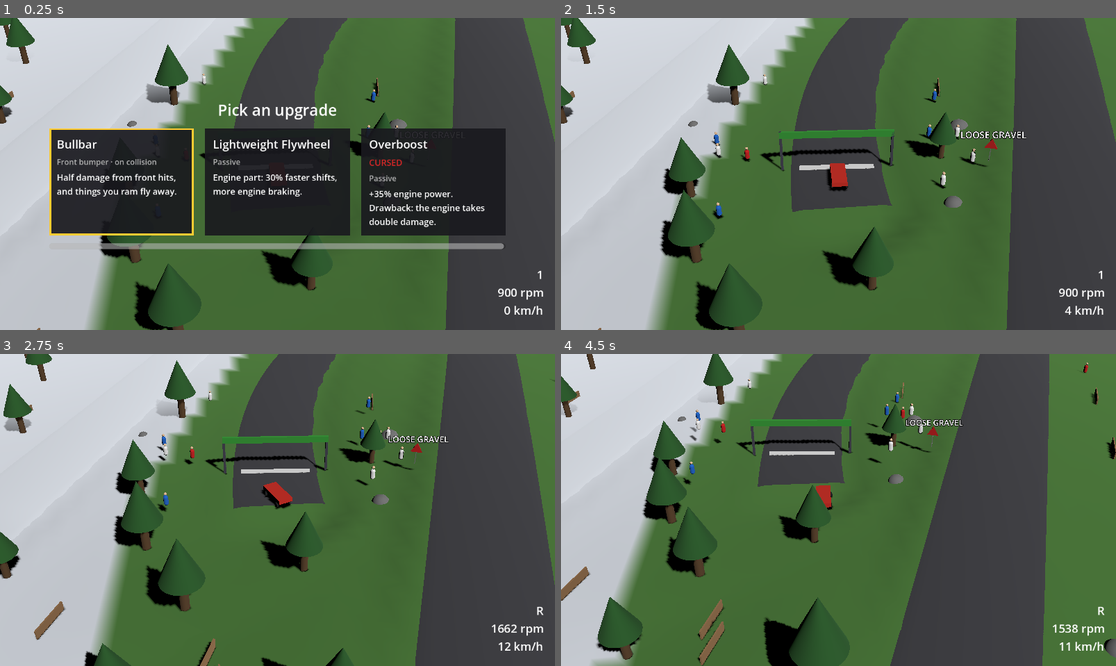
Above: before the commit, frames 1-4 (two rows, left to right).
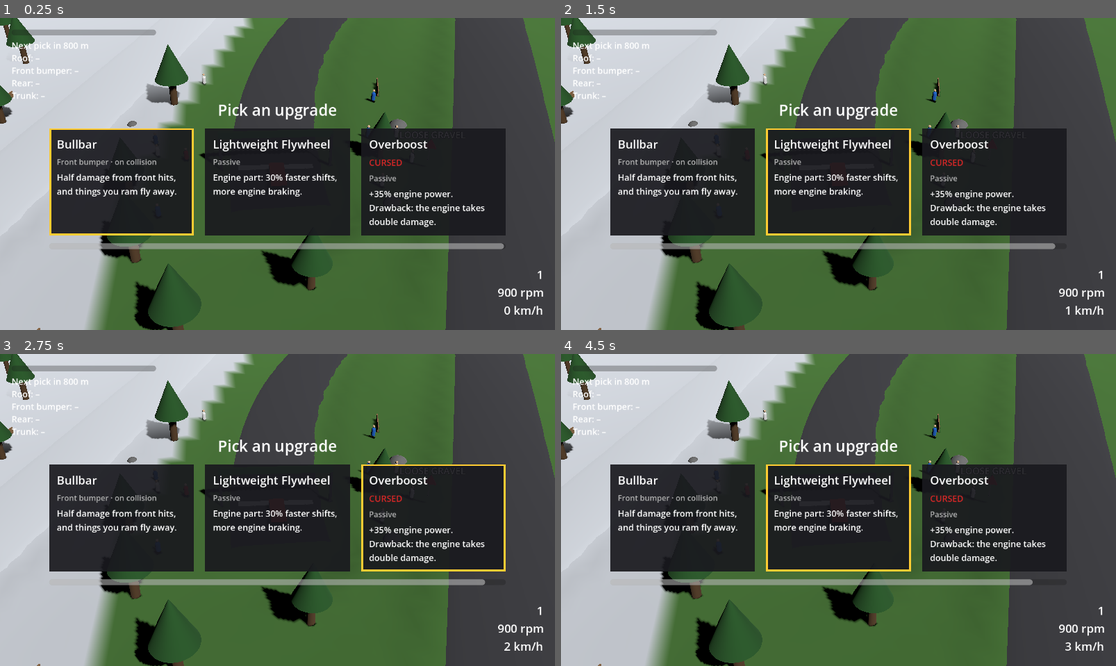
Above: after the commit, the same moments.

Repository: JulianHeissinger/RallyGame
Game: Godot game, scene res://scenes/stage.tscn
The game is run twice, just before and just after one commit, with the same random seed, the same clock (stepped at 60 frames per second) and the same inputs. The project has no main scene, so this scene is started directly.
Inputs:
- Up to frame 1 (0.25 s): no input
- Up to frame 2 (1.5 s): tap Enter at 0.5, 1.25 s; hold D (steer_right) 0.53-1.28 s; hold W (throttle) 0.53-1.28 s; tap E (activate_item, bound only before the commit) at 0.6 s; hold S (brake) from 1.28 s (still down); tap W (throttle) at 1.35 s
- Up to frame 3 (2.75 s): tap 2 (item_front, bound only after the commit) at 1.55, 2.1 s; release S (brake) at 2.03 s; hold D (steer_right) from 2.03 s (still down); tap 3 (item_rear, bound only after the commit) at 2.3 s
- Up to frame 4 (4.5 s): release D (steer_right) at 2.78 s; hold Shift (shift_up) 2.78-3.53 s; tap 3 (item_rear, bound only after the commit) at 2.85 s; tap 1 (item_roof, bound only after the commit) at 3.05, 3.6 s; hold A (steer_left) from 3.53 s (still down); tap 4 (item_trunk, bound only after the commit) at 3.8, 4.35 s

The runs differ from the first frame. In frame 1, 0.7% of the frame differs, in the area x 2-29%, y 3-26%; in frame 2, 29%; in frame 3, 42%; in frame 4, 65%, in the area x 0-100%, y 0-100%.

Commit message:
feat: add per-mount item buttons, item HUD and upgrade meter bar

Diff:
--- a/project.godot
+++ b/project.godot
@@ -53,12 +53,6 @@
 , Object(InputEventJoypadButton,"resource_local_to_scene":false,"resource_name":"","device":0,"button_index":1,"pressure":0.0,"pressed":false,"script":null)
 ]
 }
-activate_item={
-"deadzone": 0.2,
-"events": [Object(InputEventKey,"resource_local_to_scene":false,"resource_name":"","device":-1,"window_id":0,"alt_pressed":false,"shift_pressed":false,"ctrl_pressed":false,"meta_pressed":false,"pressed":false,"keycode":0,"physical_keycode":69,"key_label":0,"unicode":0,"location":0,"echo":false,"script":null)
-, Object(InputEventJoypadButton,"resource_local_to_scene":false,"resource_name":"","device":0,"button_index":2,"pressure":0.0,"pressed":false,"script":null)
-]
-}
 pause={
 "deadzone": 0.2,
 "events": [Object(InputEventKey,"resource_local_to_scene":false,"resource_name":"","device":-1,"window_id":0,"alt_press …(195 unchanged characters)…
@@ -92,6 +86,30 @@
 "events": [Object(InputEventKey,"resource_local_to_scene":false,"resource_name":"","device":-1,"window_id":0,"alt_press …(195 unchanged characters)…
 ]
 }
+item_roof={
+"deadzone": 0.2,
+"events": [Object(InputEventKey,"resource_local_to_scene":false,"resource_name":"","device":-1,"window_id":0,"alt_pressed":false,"shift_pressed":false,"ctrl_pressed":false,"meta_pressed":false,"pressed":false,"keycode":0,"physical_keycode":49,"key_label":0,"unicode":0,"location":0,"echo":false,"script":null)
+, Object(InputEventJoypadButton,"resource_local_to_scene":false,"resource_name":"","device":0,"button_index":11,"pressure":0.0,"pressed":false,"script":null)
+]
+}
+item_front={
+"deadzone": 0.2,
+"events": [Object(InputEventKey,"resource_local_to_scene":false,"resource_name":"","device":-1,"window_id":0,"alt_pressed":false,"shift_pressed":false,"ctrl_pressed":false,"meta_pressed":false,"pressed":false,"keycode":0,"physical_keycode":50,"key_label":0,"unicode":0,"location":0,"echo":false,"script":null)
+, Object(InputEventJoypadButton,"resource_local_to_scene":false,"resource_name":"","device":0,"button_index":13,"pressure":0.0,"pressed":false,"script":null)
+]
+}
+item_rear={
+"deadzone": 0.2,
+"events": [Object(InputEventKey,"resource_local_to_scene":false,"resource_name":"","device":-1,"window_id":0,"alt_pressed":false,"shift_pressed":false,"ctrl_pressed":false,"meta_pressed":false,"pressed":false,"keycode":0,"physical_keycode":51,"key_label":0,"unicode":0,"location":0,"echo":false,"script":null)
+, Object(InputEventJoypadButton,"resource_local_to_scene":false,"resource_name":"","device":0,"button_index":14,"pressure":0.0,"pressed":false,"script":null)
+]
+}
+item_trunk={
+"deadzone": 0.2,
+"events": [Object(InputEventKey,"resource_local_to_scene":false,"resource_name":"","device":-1,"window_id":0,"alt_pressed":false,"shift_pressed":false,"ctrl_pressed":false,"meta_pressed":false,"pressed":false,"keycode":0,"physical_keycode":52,"key_label":0,"unicode":0,"location":0,"echo":false,"script":null)
+, Object(InputEventJoypadButton,"resource_local_to_scene":false,"resource_name":"","device":0,"button_index":12,"pressure":0.0,"pressed":false,"script":null)
+]
+}
 
 [physics]
 
--- a/scenes/ui/hud.tscn
+++ b/scenes/ui/hud.tscn
@@ -40,3 +40,20 @@
 grow_horizontal = 2
 grow_vertical = 2
 mouse_filter = 2
+
+[node name="UpgradeBar" type="ProgressBar" parent="."]
+offset_left = 24.0
+offset_top = 24.0
+offset_right = 324.0
+offset_bottom = 36.0
+max_value = 1.0
+show_percentage = false
+
+[node name="Items" type="RichTextLabel" parent="."]
+offset_left = 24.0
+offset_top = 44.0
+offset_right = 524.0
+offset_bottom = 444.0
+mouse_filter = 2
+bbcode_enabled = true
+theme_override_font_sizes/normal_font_size = 18
--- a/scripts/car/car.gd
+++ b/scripts/car/car.gd
@@ -93,8 +93,9 @@
 	# Items can change the mass during a stage.
 	mass = stats.get_stat("mass")
 	input.update(delta, linear_velocity.length())
-	if input.activate_pressed:
-		items.activate_button()
+	for mount in input.item_pressed.size():
+		if input.item_pressed[mount]:
+			items.activate_mount(mount)
 	damage.update_wear(stats, delta, linear_velocity.length())
 	_apply_damage()
 	_update_rollover(delta)
--- a/scripts/input/input_source.gd
+++ b/scripts/input/input_source.gd
@@ -5,6 +5,8 @@
 
 const DEVICE := 0
 const STICK_DEADZONE := 0.1
+## Item button actions in `ItemDef.Mount` order: roof, front bumper, rear, trunk.
+const ITEM_ACTIONS: Array[String] = ["item_roof", "item_front", "item_rear", "item_trunk"]
 
 ## Steering rate toward lock, in full-range units per second, at standstill and at `steer_fast_speed`.
 var steer_rate_slow := 6.0
@@ -21,7 +23,8 @@
 var handbrake := 0.0
 var shift_up_pressed := false
 var shift_down_pressed := false
-var activate_pressed := false
+## Just pressed per item button, indexed like `ITEM_ACTIONS`.
+var item_pressed: Array[bool] = [false, false, false, false]
 ## While true (upgrade pick open) every input reads as released and steering centres at once.
 var blocked := false
 
@@ -35,7 +38,7 @@
 		handbrake = 0.0
 		shift_up_pressed = false
 		shift_down_pressed = false
-		activate_pressed = false
+		item_pressed.fill(false)
 		return
 	var stick := Input.get_joy_axis(DEVICE, JOY_AXIS_LEFT_X)
 	if absf(stick) > STICK_DEADZONE:
@@ -47,7 +50,8 @@
 	handbrake = Input.get_action_strength("handbrake")
 	shift_up_pressed = Input.is_action_just_pressed("shift_up")
 	shift_down_pressed = Input.is_action_just_pressed("shift_down")
-	activate_pressed = Input.is_action_just_pressed("activate_item")
+	for i in ITEM_ACTIONS.size():
+		item_pressed[i] = Input.is_action_just_pressed(ITEM_ACTIONS[i])
 
 
 ## Moves `current` toward `target` at a speed-dependent rate. Moving away from center uses the
--- a/scripts/items/item_manager.gd
+++ b/scripts/items/item_manager.gd
@@ -76,12 +76,16 @@
 	return true
 
 
-## Fires every ready BUTTON item.
-func activate_button() -> void:
-	for slot: int in mounts:
-		var def: ItemDef = mounts[slot]
-		if def.activation == ItemDef.Activation.BUTTON:
-			_fire(slot, null)
+## Fires the BUTTON item in mount slot `slot` if it is ready.
+func activate_mount(slot: int) -> void:
+	var def: ItemDef = mounts.get(slot)
+	if def and def.activation == ItemDef.Activation.BUTTON:
+		_fire(slot, null)
+
+
+## True while the item's broken-part condition is met (always for items without one).
+func is_active(def: ItemDef) -> bool:
+	return _active.has(def.id)
 
 
 ## Passes `event` to the effects of items whose condition is met, once per owned copy, and fires
--- a/scripts/items/upgrade_meter.gd
+++ b/scripts/items/upgrade_meter.gd
@@ -42,6 +42,11 @@
 	_add(distance / _params.upgrade_distance)
 
 
+## Road distance in m still needed to fill the meter, without hazard bonuses.
+func distance_left() -> float:
+	return (1.0 - value) * _params.upgrade_distance
+
+
 func add_hazard_bonus() -> void:
 	_add(_params.upgrade_hazard_bonus * _stats.get_stat("hazard_bonus_scale"))
 
--- a/scripts/stage/stage.gd
+++ b/scripts/stage/stage.gd
@@ -108,6 +108,7 @@
 	add_child(_meter)
 	_pick.name = "UpgradePick"
 	add_child(_pick)
+	_hud.meter = _meter
 	_meter.filled.connect(_queue_pick)
 	hazard_defeated.connect(func(_hazard: Node) -> void: _meter.add_hazard_bonus())
 	_pick.picked.connect(_on_picked)
--- a/scripts/ui/hud.gd
+++ b/scripts/ui/hud.gd
@@ -1,21 +1,27 @@
 class_name Hud
 extends CanvasLayer
-## In-stage HUD: gear, engine RPM and speed of the target car, plus short notices such as
-## malfunctions, and a white screen flash (paparazzi, fireworks).
+## In-stage HUD: gear, engine RPM and speed of the target car, the upgrade meter, owned items
+## with mount buttons and cooldowns, plus short notices such as malfunctions, and a white screen
+## flash (paparazzi, fireworks).
 
 ## Seconds a notice stays on screen.
 const NOTICE_TIME := 3.0
 ## Seconds a full-strength screen flash takes to fade out.
 const FLASH_TIME := 1.5
 const CORNERS := {"fl": "front-left", "fr": "front-right", "rl": "rear-left", "rr": "rear-right"}
+## Item rows whose broken-part condition is not met are drawn in this colour.
+const INACTIVE_COLOR := "#808080"
 
 var car: Car
+var meter: UpgradeMeter
 
 var _notice_timer := 0.0
 
 @onready var _label: Label = $Label
 @onready var _notice: Label = $Notice
 @onready var _flash: ColorRect = $Flash
+@onready var _upgrade_bar: ProgressBar = $UpgradeBar
+@onready var _items: RichTextLabel = $Items
 
 
 func _ready() -> void:
@@ -57,3 +63,35 @@
 		else "N" if gearbox.gear == Gearbox.NEUTRAL else str(gearbox.gear)
 	_label.text = "%s\n%d rpm\n%d km/h" % [gear, roundi(car.drivetrain.rpm),
 		roundi(car.linear_velocity.length() * 3.6)]
+	_items.text = items_text(car.items, meter)
+	_upgrade_bar.visible = meter != null
+	if meter:
+		_upgrade_bar.value = meter.value
+
+
+## Next-pick distance, one row per mount slot (button key or "auto", item, cooldown) and one row
+## per passive item with its count. Items whose condition is not met are greyed out.
+static func items_text(items: ItemManager, upgrade_meter: UpgradeMeter) -> String:
+	var lines := PackedStringArray()
+	if upgrade_meter:
+		lines.append("Next pick in %d m" % ceili(upgrade_meter.distance_left()))
+	for mount: int in UpgradePick.MOUNT_NAMES:
+		var def: ItemDef = items.mounts.get(mount)
+		if def == null:
+			lines.append("%s: –" % UpgradePick.MOUNT_NAMES[mount])
+			continue
+		var button := "[%d]" % (mount + 1) if def.activation == ItemDef.Activation.BUTTON else "auto"
+		var cooldown: float = items.cooldowns.get(mount, 0.0)
+		var state := "%.1f s" % cooldown if cooldown > 0.0 else "ready"
+		lines.append(_row("%s %s: %s  %s" % [button, UpgradePick.MOUNT_NAMES[mount], def.name, state], def, items))
+	for entry: Dictionary in items.passives.values():
+		var def: ItemDef = entry["def"]
+		var count := " ×%d" % entry["count"] if entry["count"] > 1 else ""
+		lines.append(_row(def.name + count, def, items))
+	return "\n".join(lines)
+
+
+static func _row(text: String, def: ItemDef, items: ItemManager) -> String:
+	if items.is_active(def):
+		return text
+	return "[color=%s]%s (needs broken %s)[/color]" % [INACTIVE_COLOR, text, def.condition_broken]
--- a/scripts/ui/upgrade_pick.gd
+++ b/scripts/ui/upgrade_pick.gd
@@ -1,7 +1,7 @@
 class_name UpgradePick
 extends CanvasLayer
-## Upgrade pick overlay: one card per offered item. Steering moves the highlight, `activate_item`
-## or `throttle` takes it, and when the real-time timer runs out the highlighted card is taken
+## Upgrade pick overlay: one card per offered item. Steering moves the highlight, `handbrake`
+## (Space) takes it, and when the real-time timer runs out the highlighted card is taken
 ## (the first one unless the player moved). Slow motion does not stretch the timer.
 
 signal picked(def: ItemDef)
@@ -76,7 +76,7 @@
 	elif Input.is_action_just_pressed("steer_right"):
 		_selected = mini(_selected + 1, _offers.size() - 1)
 		_highlight()
-	if left <= 0 or Input.is_action_just_pressed("activate_item") or Input.is_action_just_pressed("throttle"):
+	if left <= 0 or Input.is_action_just_pressed("handbrake"):
 		_take()
 
 
--- a/tests/test_items.gd
+++ b/tests/test_items.gd
@@ -96,7 +96,7 @@
 	manager.add_item(new)
 	assert_eq(manager.mounts[ItemDef.Mount.FRONT_BUMPER], new, "new item in the slot")
 	assert_eq(manager.mounts[ItemDef.Mount.ROOF], roof, "other slot untouched")
-	manager.activate_button()
+	manager.activate_mount(ItemDef.Mount.FRONT_BUMPER)
 	assert_eq(old.effect.activations, 0, "replaced item no longer fires")
 	assert_eq(new.effect.activations, 1, "new item fires")
 	_free_nodes()
@@ -106,12 +106,33 @@
 	var manager := _manager()
 	var nitro := _active("nitro", ItemDef.Mount.TRUNK, ItemDef.Activation.BUTTON, 5.0)
 	manager.add_item(nitro)
-	manager.activate_button()
-	manager.activate_button()
+	manager.activate_mount(ItemDef.Mount.TRUNK)
+	manager.activate_mount(ItemDef.Mount.TRUNK)
 	assert_eq(nitro.effect.activations, 1, "second press on cooldown does nothing")
 	manager._physics_process(5.0)
-	manager.activate_button()
+	manager.activate_mount(ItemDef.Mount.TRUNK)
 	assert_eq(nitro.effect.activations, 2, "fires again after the cooldown")
+	_free_nodes()
+
+
+func test_each_mount_button_fires_only_its_slot() -> void:
+	var manager := _manager()
+	var roof := _active("horn", ItemDef.Mount.ROOF, ItemDef.Activation.BUTTON, 4.0)
+	var trunk := _active("nitro", ItemDef.Mount.TRUNK, ItemDef.Activation.BUTTON, 2.0)
+	manager.add_item(roof)
+	manager.add_item(trunk)
+	manager.activate_mount(ItemDef.Mount.TRUNK)
+	assert_eq(trunk.effect.activations, 1, "trunk button fires the trunk item")
+	assert_eq(roof.effect.activations, 0, "roof item untouched")
+	assert_almost_eq(manager.cooldowns[ItemDef.Mount.ROOF], 0.0, 0.0001, "roof cooldown untouched")
+	manager.activate_mount(ItemDef.Mount.ROOF)
+	assert_eq(roof.effect.activations, 1, "roof button fires the roof item")
+	manager.activate_mount(ItemDef.Mount.FRONT_BUMPER)
+	manager._physics_process(2.0)
+	manager.activate_mount(ItemDef.Mount.TRUNK)
+	manager.activate_mount(ItemDef.Mount.ROOF)
+	assert_eq(trunk.effect.activations, 2, "trunk ready again after its own cooldown")
+	assert_eq(roof.effect.activations, 1, "roof still on its longer cooldown")
 	_free_nodes()
 
 
@@ -125,7 +146,7 @@
 	manager.on_event("gear_shift")
 	manager.on_event("gear_shift")
 	assert_eq(exhaust.effect.activations, 1, "trigger on cooldown does nothing")
-	manager.activate_button()
+	manager.activate_mount(ItemDef.Mount.REAR)
 	assert_eq(exhaust.effect.activations, 1, "button does not fire trigger items")
 	assert_eq(exhaust.effect.events, ["jump", "gear_shift", "gear_shift"], "effect receives every event")
 	_free_nodes()
@@ -335,10 +356,10 @@
 	var def := _active("jacks", ItemDef.Mount.TRUNK, ItemDef.Activation.BUTTON, 6.0)
 	def.effect = RefusingEffect.new()
 	manager.add_item(def)
-	manager.activate_button()
+	manager.activate_mount(ItemDef.Mount.TRUNK)
 	assert_almost_eq(manager.cooldowns[ItemDef.Mount.TRUNK], 0.0, 0.0001, "refused: no cooldown")
 	def.effect.refuse = false
-	manager.activate_button()
+	manager.activate_mount(ItemDef.Mount.TRUNK)
 	assert_almost_eq(manager.cooldowns[ItemDef.Mount.TRUNK], 6.0, 0.0001, "fired: cooldown starts")
 	_free_nodes()
 
@@ -384,3 +405,28 @@
 	car.items.on_event("rolled_over", data)
 	assert_almost_eq(data["penalty"], 5.0, 0.0001, "full penalty during cooldown")
 	_free_nodes()
+
+
+func test_hud_lists_items_counts_cooldowns_and_inactive() -> void:
+	var manager := _manager()
+	var tyres := _passive("tyres", "tire_friction", 1.1)
+	tyres.name = "Rally Tyres"
+	manager.add_item(tyres)
+	manager.add_item(tyres)
+	var king := _passive("king", "tire_friction", 1.0, "brake")
+	king.name = "Drift King"
+	manager.add_item(king)
+	var nitro := _active("nitro", ItemDef.Mount.TRUNK, ItemDef.Activation.BUTTON, 3.0)
+	nitro.name = "Nitro"
+	manager.add_item(nitro)
+	var exhaust := _active("exhaust", ItemDef.Mount.REAR, ItemDef.Activation.TRIGGER, 0.5)
+	exhaust.name = "Flame Exhaust"
+	manager.add_item(exhaust)
+	manager.activate_mount(ItemDef.Mount.TRUNK)
+	var text := Hud.items_text(manager, null)
+	assert_true(text.contains("Rally Tyres ×2"), "passive count")
+	assert_true(text.contains("[4] Trunk: Nitro  3.0 s"), "button key and cooldown")
+	assert_true(text.contains("auto Rear: Flame Exhaust  ready"), "trigger item")
+	assert_true(text.contains("Roof: –"), "empty slot")
+	assert_true(text.contains("[color=#808080]Drift King (needs broken brake)[/color]"), "inactive item greyed")
+	_free_nodes()
Not shown, changed: openspec/changes/bootstrap-vertical-slice/design.md
Not shown, changed: openspec/changes/bootstrap-vertical-slice/specs/game-flow/spec.md
Not shown, changed: openspec/changes/bootstrap-vertical-slice/specs/items/spec.md
Not shown, changed: openspec/changes/bootstrap-vertical-slice/specs/player-input/spec.md
Not shown, changed: openspec/changes/bootstrap-vertical-slice/tasks.md
